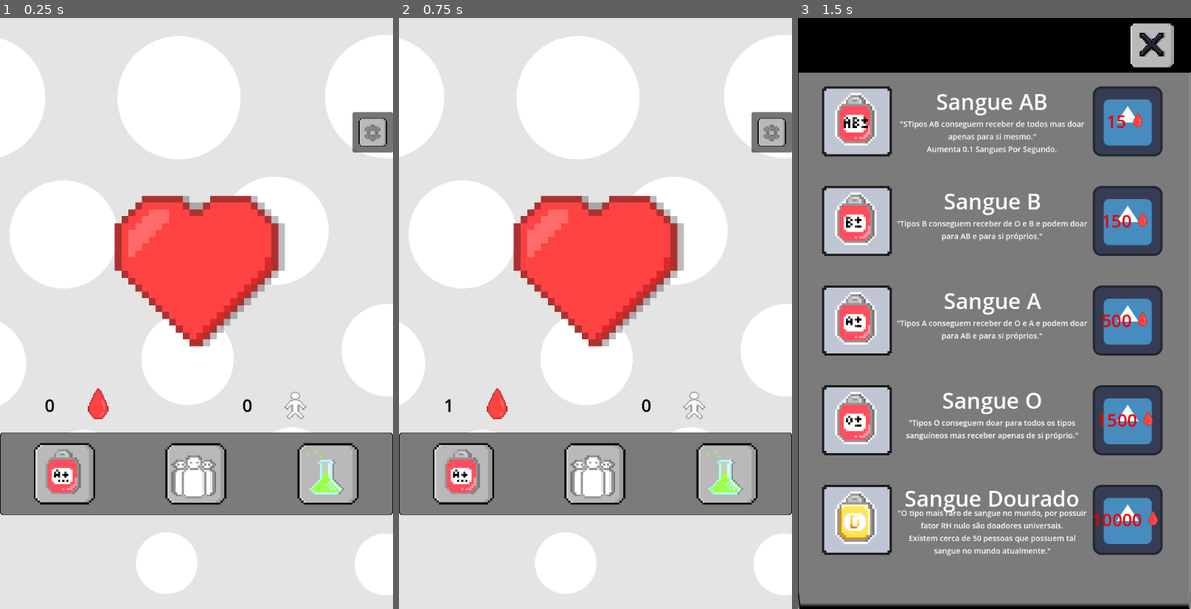
Above: before the commit, frames 1-3 (left to right).
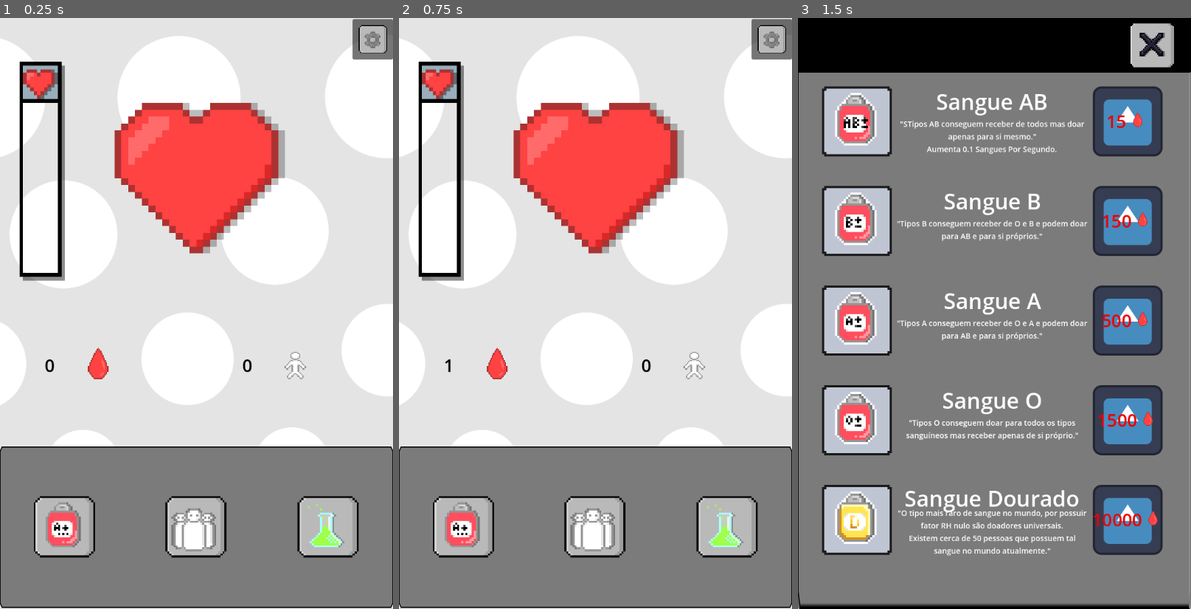
Above: after the commit, the same moments.

Repository: Hollow-Head/Hemo-Plus
Game: Godot game, scene res://scenes/main.tscn
The game is run twice, just before and just after one commit, with the same random seed, the same clock (stepped at 60 frames per second) and the same inputs. The engine's default icon, where the game draws it, is replaced by a stand-in: a white triangle on a blue panel in a dark square.
Inputs (mouse positions are in pixels of both pictures, inside the frame that each line leads up to; where the layout moved, square brackets give the same spot in the first picture):
- Up to frame 1 (0.25 s): no input
- Up to frame 2 (0.75 s): click (595, 171) [595, 266] at 0.5 s
- Up to frame 3 (1.5 s): click (860, 526) [860, 473] at 1.25 s

The runs differ from the first frame. In frame 1, 40% of the frame differs, in the area x 0-100%, y 0-100%; in frame 2, 40%; in frame 3, nothing differs.

Commit message:
bar and positions fixed

Diff:
--- a/project.godot
+++ b/project.godot
@@ -19,12 +19,15 @@
 
 Variables="*res://scenes/variables.gd"
 Upgrades="*res://scenes/upgrades.gd"
-GlobalTimer="*res://scenes/global_timer.gd"
 
 [display]
 
 window/size/viewport_width=720
 window/size/viewport_height=1080
+window/size/mode=3
+window/size/resizable=false
+window/size/borderless=true
+window/stretch/mode="viewport"
 window/handheld/orientation=1
 
 [input]
--- a/scenes/bar.tscn
+++ b/scenes/bar.tscn
@@ -1,7 +1,14 @@
-[gd_scene load_steps=3 format=3 uid="uid://berv33hmbqdik"]
+[gd_scene load_steps=5 format=3 uid="uid://berv33hmbqdik"]
 
-[ext_resource type="Texture2D" uid="uid://bgffik2qder81" path="res://assets/sprites/bloodBarEmpty.png" id="1_kq4t6"]
+[ext_resource type="Texture2D" uid="uid://nj1s5vlarelc" path="res://assets/sprites/bloodBarFull.png" id="1_5r5j6"]
 [ext_resource type="Texture2D" uid="uid://boea7h5ck0uho" path="res://BloodThirst/bloodBarBackground.png" id="2_tmulm"]
+
+[sub_resource type="AtlasTexture" id="AtlasTexture_0pvsb"]
+atlas = ExtResource("1_5r5j6")
+region = Rect2(25, 3, 13, 58)
+
+[sub_resource type="AtlasTexture" id="AtlasTexture_2i3st"]
+atlas = SubResource("AtlasTexture_0pvsb")
 
 [node name="Control" type="Control"]
 clip_contents = true
@@ -12,8 +19,8 @@
 anchor_bottom = 1.0
 offset_left = -15.12
 offset_top = -60.48
-offset_right = -707.0
-offset_bottom = -1021.0
+offset_right = 20.0
+offset_bottom = -40.0
 grow_horizontal = 2
 grow_vertical = 2
 
@@ -31,5 +38,6 @@
 size_flags_stretch_ratio = 0.0
 step = 7.0
 fill_mode = 3
-texture_over = ExtResource("1_kq4t6")
+nine_patch_stretch = true
+texture_over = SubResource("AtlasTexture_2i3st")
 texture_progress = ExtResource("2_tmulm")
--- a/scenes/main.gd
+++ b/scenes/main.gd
@@ -1,8 +1,9 @@
 extends VBoxContainer
 
-@onready var button = $Heart/HeartButton
+@onready var button = $HBoxContainer/Heart/HeartButton
 @onready var bloodText = $Stats/Blood/BloodIcon/BloodText
 @onready var peopleText = $Stats/People/PeopleIcon/PeopleText
+@onready var bar = $HBoxContainer/TextureProgressBar
 @onready var upgradesPanel = preload("res://scenes/upgrades_panel.tscn")
 
 func _on_heart_button_pressed():
@@ -15,6 +16,8 @@
 func _process(delta):
 	bloodText.text = str(roundf(Variables.blood))
 	peopleText.text = str(Variables.people)
+	bar.value = Variables.blood
+
 
 func _on_timer_timeout():
 	Variables.blood += Upgrades.BPS
--- a/scenes/main.tscn
+++ b/scenes/main.tscn
@@ -1,10 +1,11 @@
-[gd_scene load_steps=12 format=3 uid="uid://2a1pfbob5ssy"]
+[gd_scene load_steps=15 format=3 uid="uid://2a1pfbob5ssy"]
 
 [ext_resource type="Texture2D" uid="uid://d1ubka0upoira" path="res://assets/sprites/telaDeFundo.png" id="1_105xq"]
 [ext_resource type="Script" path="res://scenes/main.gd" id="1_mga1v"]
 [ext_resource type="Texture2D" uid="uid://clbunwhgxq38m" path="res://assets/sprites/configurações.png" id="3_7vyhg"]
 [ext_resource type="Texture2D" uid="uid://blxquhdgi1yoj" path="res://assets/sprites/heart.png" id="3_tuyvf"]
 [ext_resource type="Texture2D" uid="uid://dkryu74dx1yq7" path="res://assets/sprites/pressedHeart.png" id="4_tbny6"]
+[ext_resource type="Texture2D" uid="uid://cvvgmcdn2bubf" path="res://assets/sprites/bloodBarAtlas.png" id="4_uwv7y"]
 [ext_resource type="Texture2D" uid="uid://ikvbvpy3syio" path="res://assets/sprites/blood.png" id="5_0xpga"]
 [ext_resource type="Texture2D" uid="uid://cs8pteib4vmdb" path="res://assets/sprites/upgradesNovo.png" id="7_xtmvy"]
 [ext_resource type="Texture2D" uid="uid://buxo2n2luhcvx" path="res://assets/sprites/comunidadeNovo.png" id="8_gdvr5"]
@@ -12,6 +13,15 @@
 [ext_resource type="Texture2D" uid="uid://dlb3nxo5k8ku0" path="res://assets/sprites/base.png" id="9_4tr4f"]
 [ext_resource type="Texture2D" uid="uid://bq8kd75xjxiwd" path="res://assets/sprites/laboratorioNovo.png" id="9_j4l1o"]
 
+[sub_resource type="AtlasTexture" id="AtlasTexture_ypq5l"]
+atlas = ExtResource("4_uwv7y")
+region = Rect2(17, 2, 13, 59)
+
+[sub_resource type="AtlasTexture" id="AtlasTexture_8t2h0"]
+atlas = ExtResource("4_uwv7y")
+region = Rect2(33, 13, 10, 46)
+filter_clip = true
+
 [node name="MainControl" type="Control"]
 layout_mode = 3
 anchors_preset = 15
@@ -49,9 +59,9 @@
 anchor_right = 0.5
 anchor_bottom = 0.5
 offset_left = -360.0
-offset_top = -355.0
+offset_top = -538.0
 offset_right = 360.0
-offset_bottom = 355.0
+offset_bottom = 538.0
 grow_horizontal = 2
 grow_vertical = 2
 size_flags_horizontal = 3
@@ -82,12 +92,33 @@
 flat = true
 expand_icon = true
 
-[node name="Heart" type="CenterContainer" parent="Panel/TextureRect/Main"]
+[node name="HBoxContainer" type="HBoxContainer" parent="Panel/TextureRect/Main"]
+custom_minimum_size = Vector2(300, 300)
 layout_mode = 2
 size_flags_horizontal = 4
+size_flags_vertical = 4
+size_flags_stretch_ratio = 0.0
+theme_override_constants/separation = 41
+
+[node name="TextureProgressBar" type="TextureProgressBar" parent="Panel/TextureRect/Main/HBoxContainer"]
+texture_filter = 1
+clip_contents = true
+custom_minimum_size = Vector2(83.13, 0)
+layout_mode = 2
+size_flags_stretch_ratio = 0.0
+max_value = 450.0
+fill_mode = 3
+nine_patch_stretch = true
+texture_over = SubResource("AtlasTexture_ypq5l")
+texture_progress = SubResource("AtlasTexture_8t2h0")
+texture_progress_offset = Vector2(-10, -13)
+
+[node name="Heart" type="CenterContainer" parent="Panel/TextureRect/Main/HBoxContainer"]
+layout_mode = 2
+size_flags_horizontal = 3
 size_flags_vertical = 2
 
-[node name="HeartButton" type="TextureButton" parent="Panel/TextureRect/Main/Heart"]
+[node name="HeartButton" type="TextureButton" parent="Panel/TextureRect/Main/HBoxContainer/Heart"]
 texture_filter = 1
 custom_minimum_size = Vector2(400, 400)
 layout_mode = 2
@@ -95,6 +126,10 @@
 texture_normal = ExtResource("3_tuyvf")
 texture_pressed = ExtResource("4_tbny6")
 stretch_mode = 4
+
+[node name="Dummy" type="Container" parent="Panel/TextureRect/Main/HBoxContainer"]
+custom_minimum_size = Vector2(83.13, 0)
+layout_mode = 2
 
 [node name="Stats" type="HBoxContainer" parent="Panel/TextureRect/Main"]
 custom_minimum_size = Vector2(0, 100)
@@ -163,7 +198,7 @@
 
 [node name="TextureRect" type="TextureRect" parent="Panel/TextureRect/Main"]
 texture_filter = 1
-custom_minimum_size = Vector2(0, 150)
+custom_minimum_size = Vector2(0, 100)
 layout_mode = 2
 size_flags_vertical = 3
 texture = ExtResource("9_4tr4f")
@@ -223,6 +258,6 @@
 [node name="Timer" type="Timer" parent="Panel/TextureRect/Main"]
 autostart = true
 
-[connection signal="pressed" from="Panel/TextureRect/Main/Heart/HeartButton" to="Panel/TextureRect/Main" method="_on_heart_button_pressed"]
+[connection signal="pressed" from="Panel/TextureRect/Main/HBoxContainer/Heart/HeartButton" to="Panel/TextureRect/Main" method="_on_heart_button_pressed"]
 [connection signal="pressed" from="Panel/TextureRect/Main/TextureRect/Store/CenterContainer/UpgradeButton" to="Panel/TextureRect/Main" method="_on_upgrade_button_pressed"]
 [connection signal="timeout" from="Panel/TextureRect/Main/Timer" to="Panel/TextureRect/Main" method="_on_timer_timeout"]
Binary file added: assets/sprites/bloodBarAtlas.png
Not shown, added: assets/sprites/bloodBarAtlas.png.import
Binary file changed: assets/sprites/bloodBarEmpty.png
Binary file added: assets/sprites/bloodBarFull.png.ase
